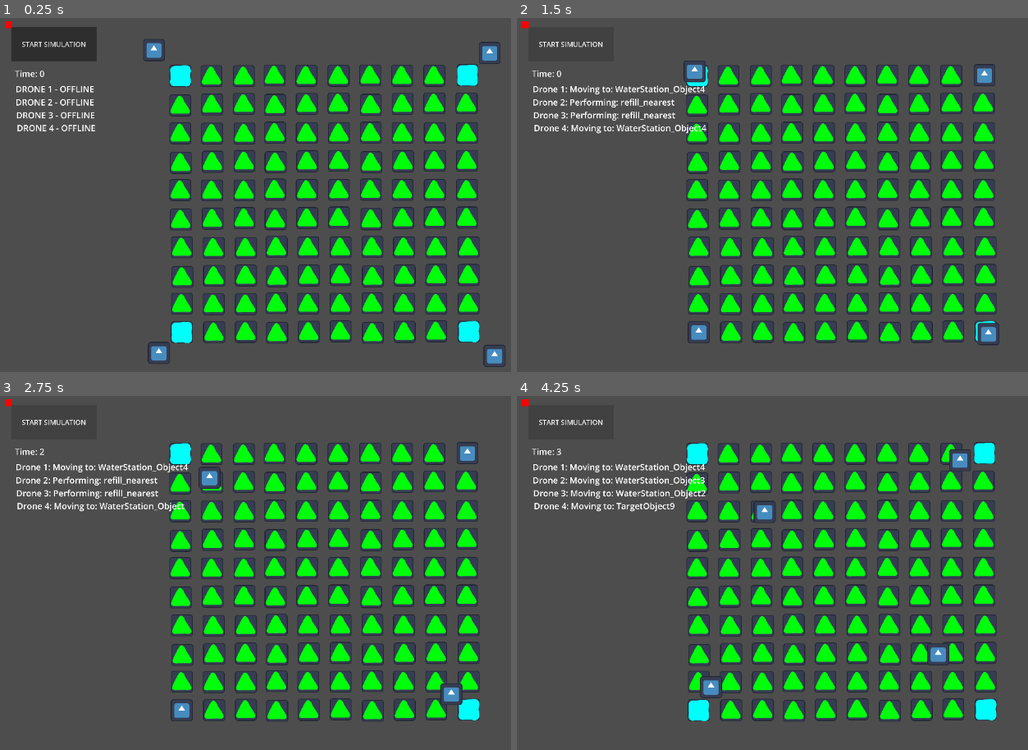
Above: before the commit, frames 1-4 (two rows, left to right).
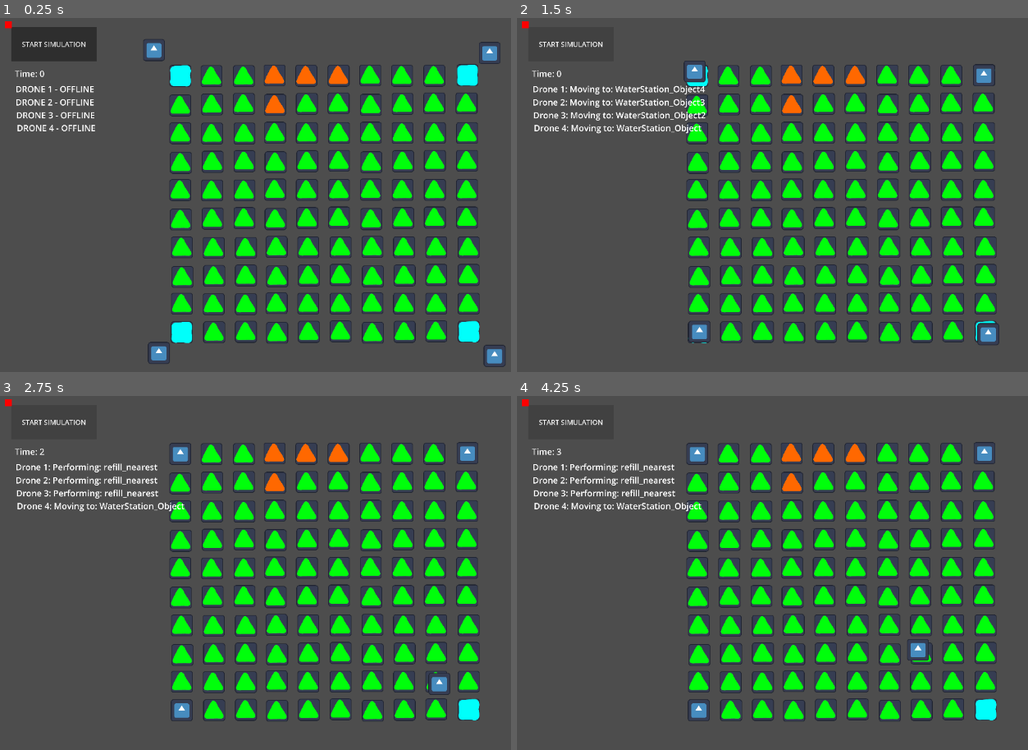
Above: after the commit, the same moments.

Repository: nabgit/Drone-Swarm-Using-GOAP-GA
Game: Godot game, scene res://Levels/main.tscn
Two runs of this game, one before a commit and one after it. Both use one fixed random seed, a clock stepped at 60 frames per second and the inputs below. The engine's default icon, where the game draws it, is replaced by a stand-in: a white triangle on a blue panel in a dark square.
Inputs:
- Up to frame 1 (0.25 s): no input
- Up to frame 2 (1.5 s): click "START SIMULATION" at 0.5 s; click "START SIMULATION" at 1.25 s
- Up to frame 3 (2.75 s): click "START SIMULATION" at 2 s
- Up to frame 4 (4.25 s): no input

The runs differ from the first frame. In frame 1, 0.5% of the frame differs, in the area x 51-69%, y 13-27%; in frame 2, 1.3%; in frame 3, 1.6%; in frame 4, 3.3%, in the area x 10-94%, y 13-92%.

Commit message:
Base game framework complete

Diff:
--- a/Levels/main.tscn
+++ b/Levels/main.tscn
@@ -7,21 +7,21 @@
 
 [node name="Main" type="Node2D" unique_id=1322690549]
 
-[node name="NPC" parent="." unique_id=1483093568 instance=ExtResource("1_lwy2l")]
+[node name="NPC" parent="." unique_id=1483093568 groups=["drones"] instance=ExtResource("1_lwy2l")]
 z_index = 1
 position = Vector2(-992, -84)
 
-[node name="NPC2" parent="." unique_id=296780568 instance=ExtResource("1_lwy2l")]
+[node name="NPC2" parent="." unique_id=296780568 groups=["drones"] instance=ExtResource("1_lwy2l")]
 z_index = 1
 position = Vector2(975, -67)
 npc_index = 2
 
-[node name="NPC3" parent="." unique_id=1870210242 instance=ExtResource("1_lwy2l")]
+[node name="NPC3" parent="." unique_id=1870210242 groups=["drones"] instance=ExtResource("1_lwy2l")]
 z_index = 1
 position = Vector2(-963, 1690)
 npc_index = 3
 
-[node name="NPC4" parent="." unique_id=2055664616 instance=ExtResource("1_lwy2l")]
+[node name="NPC4" parent="." unique_id=2055664616 groups=["drones"] instance=ExtResource("1_lwy2l")]
 z_index = 1
 position = Vector2(1004, 1707)
 npc_index = 4
--- a/Objects/npc.gd
+++ b/Objects/npc.gd
@@ -1,6 +1,5 @@
 extends Node2D
 
-# EXPORT this so you can set Drone 1 to index 1, Drone 2 to index 2, etc. in the Inspector
 @export var npc_index: int = 1
 @export var movement_speed: float = 200.0
 
@@ -23,19 +22,12 @@
 ]
 
 var has_water = false
-@onready var goap: GOAPInterface
+var goap: GOAPInterface = null
 
-func _ready():
-	var default_weights = {
-		"extinguish_nearest": 1.0,
-		"extinguish_newest": 1.0,
-		"extinguish_oldest": 1.0,
-		"assist_drone": 1.0,
-		"refill_nearest": 1.0,
-		"refill_furthest": 1.0
-	}
+#func _ready():
 
-	goap = GOAPInterface.new(default_weights)
+func initialize_goap(custom_weights: Dictionary):
+	goap = GOAPInterface.new(custom_weights)
 	add_child(goap)
 
 func start_simulation():
@@ -56,12 +48,14 @@
 				global_position += direction * movement_speed * delta
 			else:
 				global_position = current_target_object.global_position
-				# DO NOT null current_target_object here,
-				# or _handle_action won't know who to talk to!
 				enter_state(State.PERFORM_ACTION)
 
 
 func enter_state(new_state):
+	if goap == null:
+		print("Drone ", npc_index, " waiting for GOAP initialization...")
+		return
+
 	current_state = new_state
 	match current_state:
 		State.GO_TO_LOCATION:
@@ -70,7 +64,6 @@
 			current_action_name = plan["action"]
 			action_data = plan["data"]
 
-			# Use npc_index instead of hardcoded '1'
 			update_npc_status(npc_index, "Moving to: " + current_target_object.name)
 
 		State.PERFORM_ACTION:
@@ -87,7 +80,6 @@
 	current_target_object = null
 
 	if success:
-		# Updated to match the specific action names returned by the new GOAP
 		if current_action_name.begins_with("extinguish") or current_action_name == "assist_drone":
 			has_water = false
 		elif current_action_name.begins_with("refill"):
@@ -97,7 +89,6 @@
 	enter_state(State.GO_TO_LOCATION)
 
 func update_npc_status(index, text):
-	# Safety check to ensure index is within the label array
 	if index > 0 and index <= npc_labels.size():
 		npc_labels[index-1].text = "Drone " + str(index) + ": " + text
 
--- a/Objects/target_object.gd
+++ b/Objects/target_object.gd
@@ -1,6 +1,25 @@
 extends Node2D
 
-@export var is_on_fire: bool = false # Manually toggle in Inspector for testing
+@export var is_on_fire: bool = false:
+	set(value):
+		is_on_fire = value
+		update_sprite()
+
+var tree_tex = preload("res://Assets/icon-tree.png")
+var burning_tex = preload("res://Assets/icon-burning.png")
+
+@onready var sprite = $Sprite2D
+
+func _ready():
+	update_sprite()
+
+func update_sprite():
+	if not sprite: return # Safety check for initialization
+
+	if is_on_fire:
+		sprite.texture = burning_tex
+	else:
+		sprite.texture = tree_tex
 
 func animate_smart_object(action_type: String, data: Array) -> bool:
 	print("Object ", name, " starting action: ", action_type, " with data: ", data)
@@ -9,7 +28,6 @@
 
 	var success = true
 
-	# Logic: If we are extinguishing, put the fire out on success
 	if success and action_type.begins_with("extinguish"):
 		is_on_fire = false
 
--- a/Objects/water_station_object.gd
+++ b/Objects/water_station_object.gd
@@ -1,19 +1,10 @@
 extends Node2D
 
-# This function is called by the NPC
-# It MUST be a coroutine (using await) so the NPC knows when it finishes
 func animate_smart_object(action_type: String, data: Array) -> bool:
 	print("Object ", name, " starting action: ", action_type, " with data: ", data)
 
-	# 1. Trigger your visual/sound effects here
-	# For example: $AnimationPlayer.play(action_type)
-
-	# 2. Simulate the action taking time (e.g., 2 seconds)
-	# This 'pauses' this function, which in turn keeps the NPC waiting
 	await get_tree().create_timer(2.0).timeout
 
-	# 3. Determine if the action was successful
-	# You can add logic here to check if the NPC has the right items, etc.
 	var success = true
 
 	print("Object ", name, " finished action. Result: ", success)
--- a/game_manager.gd
+++ b/game_manager.gd
@@ -3,28 +3,34 @@
 var simulation_started = false
 var timer = 0
 
-@onready var start_button = $"../CanvasLayer_UI/Control/Button"
+var drones: Array = []
+
 @onready var timer_label = $"../CanvasLayer_UI/Control/Label-Timer"
-@onready var npc_labels = [
-	$"../CanvasLayer_UI/Control/Label-NPC_Status",
-	$"../CanvasLayer_UI/Control/Label-NPC_Status2",
-	$"../CanvasLayer_UI/Control/Label-NPC_Status3",
-	$"../CanvasLayer_UI/Control/Label-NPC_Status4"
-]
-
-#func _ready():
 
 func start_simulation():
+	drones = get_tree().get_nodes_in_group("drones")
+
+	if drones.is_empty():
+		print("ERROR: No drones found in 'drones' group!")
+		return
+
+	var alpha_parent = {
+		"extinguish_nearest": 1.0, "extinguish_newest": 1.0, "extinguish_oldest": 1.0,
+		"assist_drone": 1.0, "refill_nearest": 1.0, "refill_furthest": 1.0
+	}
+	var beta_parent = {
+		"extinguish_nearest": 1.0, "extinguish_newest": 1.0, "extinguish_oldest": 1.0,
+		"assist_drone": 1.0, "refill_nearest": 1.0, "refill_furthest": 1.0
+	}
+
+	var new_populations = GeneticAlgorithm.evolve(alpha_parent, beta_parent, drones.size())
+
+	for i in range(drones.size()):
+		var drone = drones[i]
+		drone.initialize_goap(new_populations[i])
+		drone.start_simulation()
+
 	simulation_started = true
-	print("Simulation started!")
-
-func _process(delta):
-	if simulation_started:
-		timer += delta
-		timer_label.text = "Time: " + str(int(timer))
-
-func update_npc_status(npc_index, text):
-	npc_labels[npc_index-1].text = text
 
 
 func _on_button_pressed() -> void:
--- /dev/null
+++ b/genetic_algorithm.gd
@@ -0,0 +1,13 @@
+extends Node
+class_name GeneticAlgorithm
+
+static func evolve(parent_a: Dictionary, parent_b: Dictionary, count: int = 4) -> Array[Dictionary]:
+	var offspring: Array[Dictionary] = []
+
+	for i in range(count):
+		var child = {}
+		for key in parent_a.keys():
+			child[key] = 1.0
+		offspring.append(child)
+
+	return offspring
--- a/goap_interface.gd
+++ b/goap_interface.gd
@@ -3,7 +3,7 @@
 
 var weights: Dictionary = {}
 
-#{"extinguish_nearest": 10.0, "extinguish_oldest": 2.0}
+# {"extinguish_nearest": 10.0, "extinguish_oldest": 2.0}
 func _init(action_weights: Dictionary = {}):
 	weights = action_weights
 
@@ -11,7 +11,7 @@
 	var all_forests = get_tree().get_nodes_in_group("forest")
 	var burning = []
 	for f in all_forests:
-		if f.get("is_on_fire"): # Safe check for the property
+		if f.get("is_on_fire"): # Safety check for the property
 			burning.append(f)
 	return burning
 
@@ -32,14 +32,13 @@
 	if npc_has_water:
 		var burning = get_burning_forests()
 
-		# Add Fire Actions only if there are burning forests
 		if not burning.is_empty():
 			potential_actions.append({"action": "extinguish_nearest", "target": get_nearest_burning(npc_node)})
 			potential_actions.append({"action": "extinguish_newest", "target": burning[-1]})
 			potential_actions.append({"action": "extinguish_oldest", "target": burning[0]})
 
 		# Add Drone Support
-		var drone = get_nearest_in_group(npc_node, "drones") # Assuming drones group exists
+		var drone = get_nearest_in_group(npc_node, "drones")
 		if drone and drone != npc_node: # Don't assist yourself
 			potential_actions.append({"action": "assist_drone", "target": drone})
 	else:
@@ -47,7 +46,6 @@
 		potential_actions.append({"action": "refill_nearest", "target": get_nearest_in_group(npc_node, "water_station")})
 		potential_actions.append({"action": "refill_furthest", "target": get_furthest_in_group(npc_node, "water_station")})
 
-	# If no burning forests and no drones to assist, the NPC might have nothing to do
 	if potential_actions.is_empty():
 		return {}
 
Not shown, added: genetic_algorithm.gd.uid
